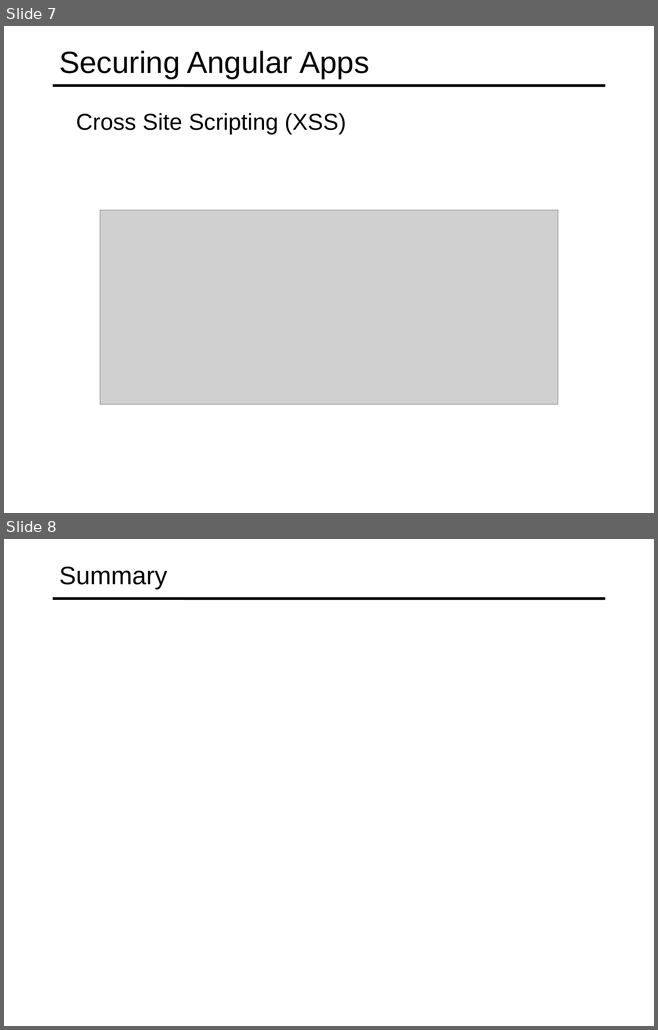
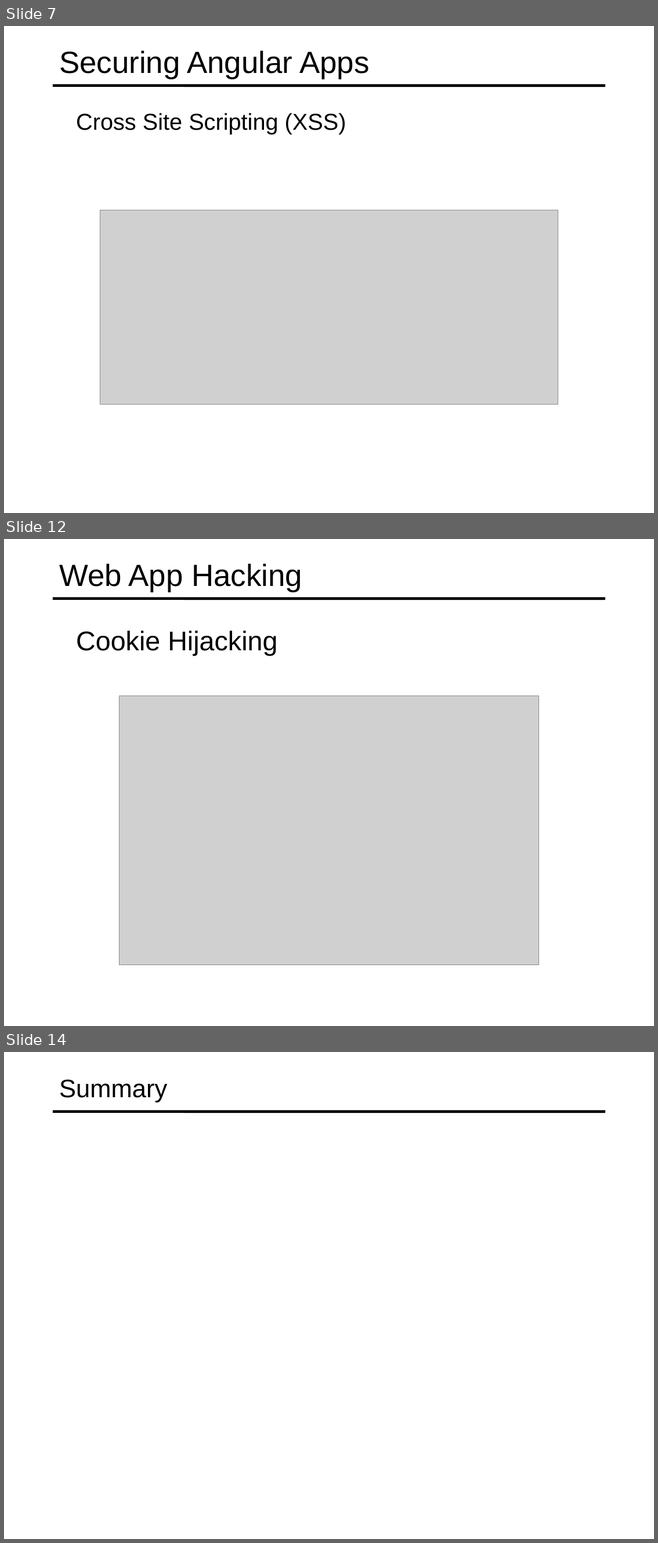
Before and after one commit to specter01wj/Jago_Link_Training, a slide deck: Angular/Interview Lectures/Web Security/Angular_web security.ppt. Shown one above the other, each under a label of ours: slides 7 and 8 before the commit, slides 7, 12 and 14 after it; the slides between them are not shown. The pictures are 658x1030 and 658x1543 pixels, drawn with LibreOffice and Linux fonts; fonts in the diff are those of the drawing; grey boxes stand for pictures. Boxes give left, top, right and bottom in pixels: in the first picture for what was removed or moved away, otherwise in the second. Text is boxed around its words. In the diff, an @@ line names an element or a change of style, - is before the commit and + after.

```diff
--- a/Angular/Interview Lectures/Web Security/Angular_web security.ppt
+++ b/Angular/Interview Lectures/Web Security/Angular_web security.ppt
@@ slide 12 added at box(4, 539, 654, 1026), background #FFFFFF; not listed: 1 template element that a slide beside it also shows @@
@@ title added at box(59, 563, 302, 592), 34 pt, text #000000 @@
+Web App Hacking
@@ text added at box(76, 631, 277, 656), 30 pt, text #000000 @@
+  Cookie Hijacking
@@ picture added at box(119, 696, 539, 965) @@
@@ what was slide 8 is now slide 14 @@
```
Also in this commit, not shown: 1 slide changed, 5 other slides added, 6 other files.
